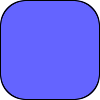
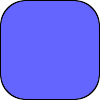
The second 100px x 100px image is a revision of the first. Changes to its layers:
painted on "Sektor Form" over (0, 0, 100, 100)
